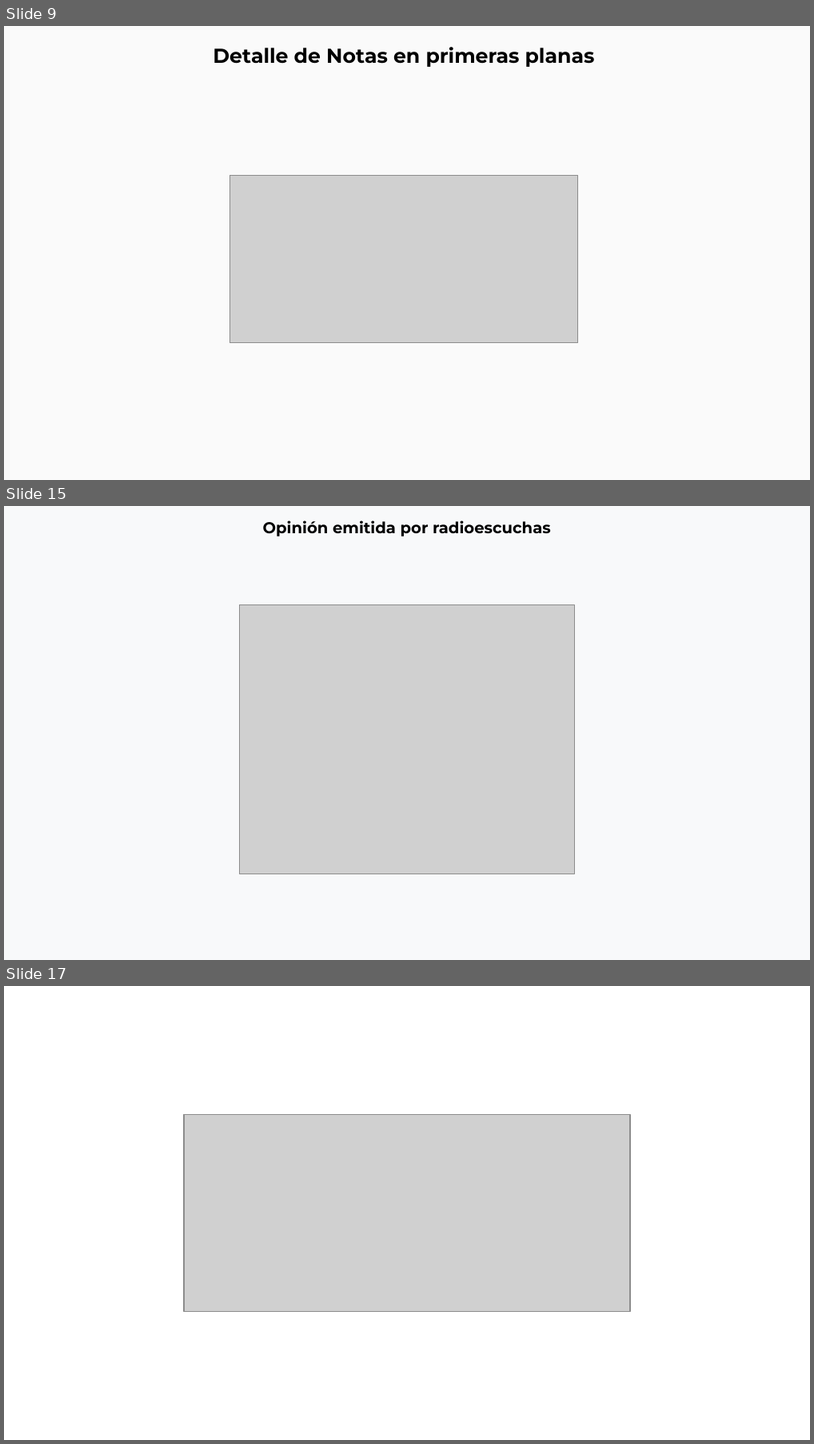
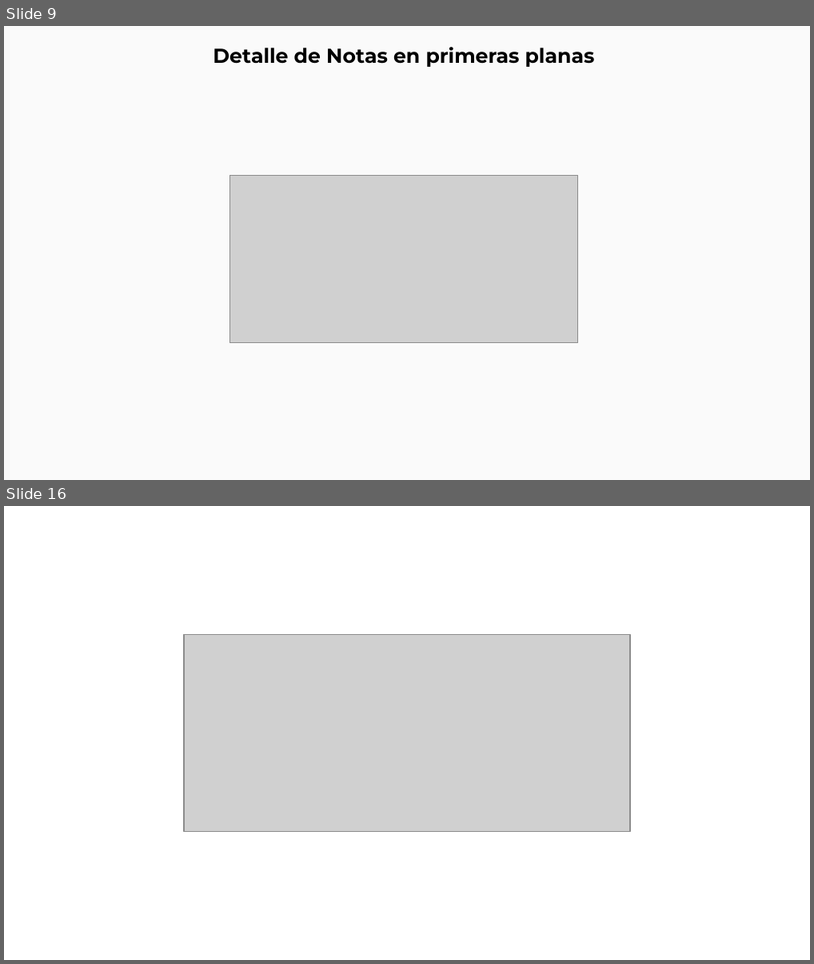
Before and after one commit to thelonious9/Reporteportadas, a slide deck: Reporte 170826.pptx. Shown one above the other, each under a label of ours: slides 9, 15 and 17 before the commit, slides 9 and 16 after it; the slides between them are not shown. The pictures are 814x1444 and 814x964 pixels, drawn with LibreOffice and Linux fonts; fonts in the diff are those of the drawing; grey boxes stand for pictures; background and template pictures are left out. Boxes give left, top, right and bottom in pixels: in the first picture for what was removed or moved away, otherwise in the second. Text is boxed around its words. In the diff, an @@ line names an element or a change of style, - is before the commit and + after.

```diff
--- a/Reporte 170826.pptx
+++ b/Reporte 170826.pptx
@@ slide 15 removed at (x1=4, y1=506, x2=810, y2=960), background #F8F9FA @@
@@ text removed at (x1=263, y1=520, x2=551, y2=536) @@
-Opinión emitida por radioescuchas
@@ picture removed at (x1=239, y1=604, x2=575, y2=873) @@
@@ what was slide 17 is now slide 16 @@
```
Also in this commit, not shown: 5 slides changed, 2 other files.
